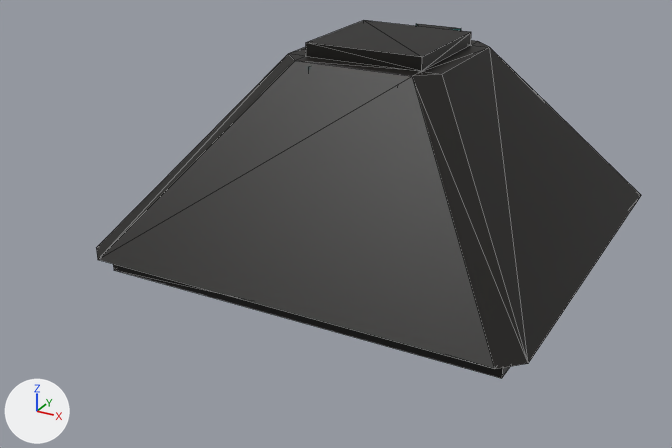
An edit to the Blender file 3D data/main_room_dungeon.blend, drawn before and after from the same camera.
Rendered twice from a 50 mm lens placed at (193.0, -426.0, 194.0), pointed at (-9.0, -60.0, 10.0). Every picture has the same lights, and +X, +Y and +Z are marked at lower left. Mesh edges are drawn as thin lines.

In view in the first picture: 'Room'.
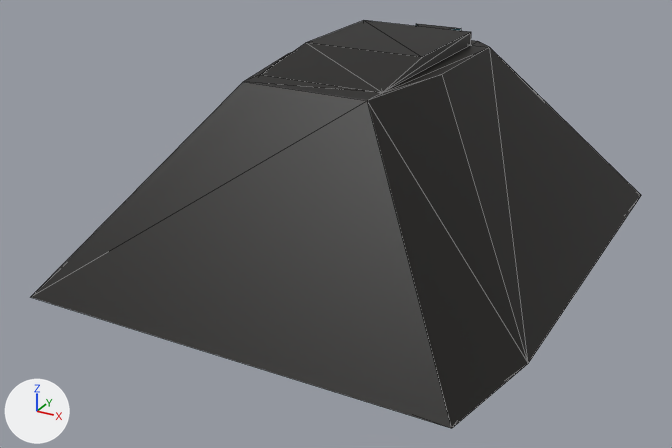
The change in detail:
me_plane_002 has 59 vertices, 106 faces and spans x -13.8..8.2, y -8.1..13.9, z -1.1..9.5.
me_plane_002 is used by ob_room; location (27.0, -47.0, 0.0); scale (10.0, 10.0, 10.0).
Before the commit, vertices of me_plane_002: 6 (-12.8, -7.1, -0.1), 7 (7.2, -7.1, -0.1), 12 (-5.8, -0.1, 8.9) at pixel (306, 56), 13 (0.2, -0.1, 8.9) at pixel (421, 71), 18 (-12.8, -8.1, -0.1) at pixel (97, 259).
Before the commit, vertices of me_plane_002: 19 (7.2, -8.1, -0.1) at pixel (494, 368), 28 (-5.8, -1.1, 8.9) at pixel (295, 60), 29 (0.2, -1.1, 8.9) at pixel (412, 76).
Part 1, on me_plane_002:
Vertices 18, 19, 28, 29 of me_plane_002 move by (0.0, -4.3, 0.0).
Vertices 6, 7, 12, 13 of me_plane_002 move by (0.0, -4.0, 0.0).

Boxes (x1, y1, x2, y2) around the edits, measured in the pictures (672 x 448 px; the box of a moved part takes in the faces that stretch with it):
'Room', reshaped (12% wider, 14% taller): before (96, 20, 641, 378); after (31, 20, 641, 428)
part 1 of me_plane_002, moved or reshaped: before (96, 37, 528, 378); after (31, 37, 528, 428)
